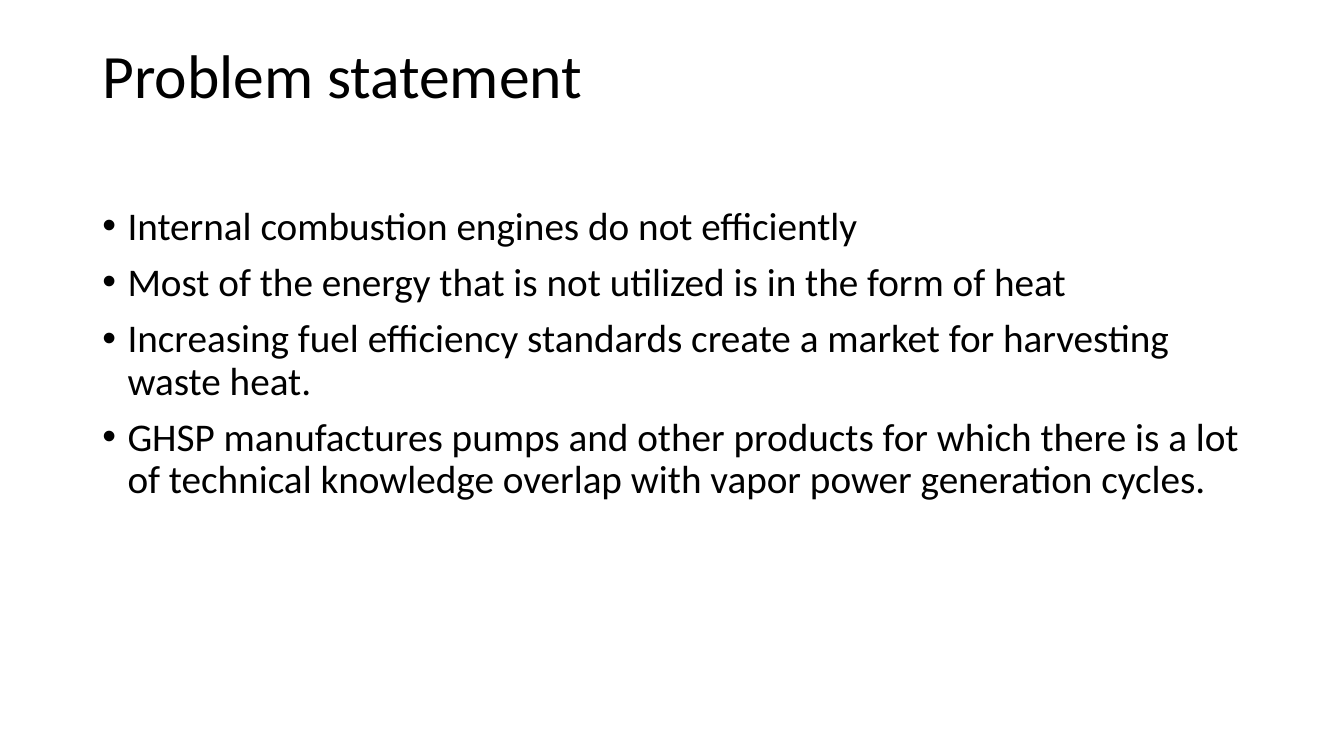
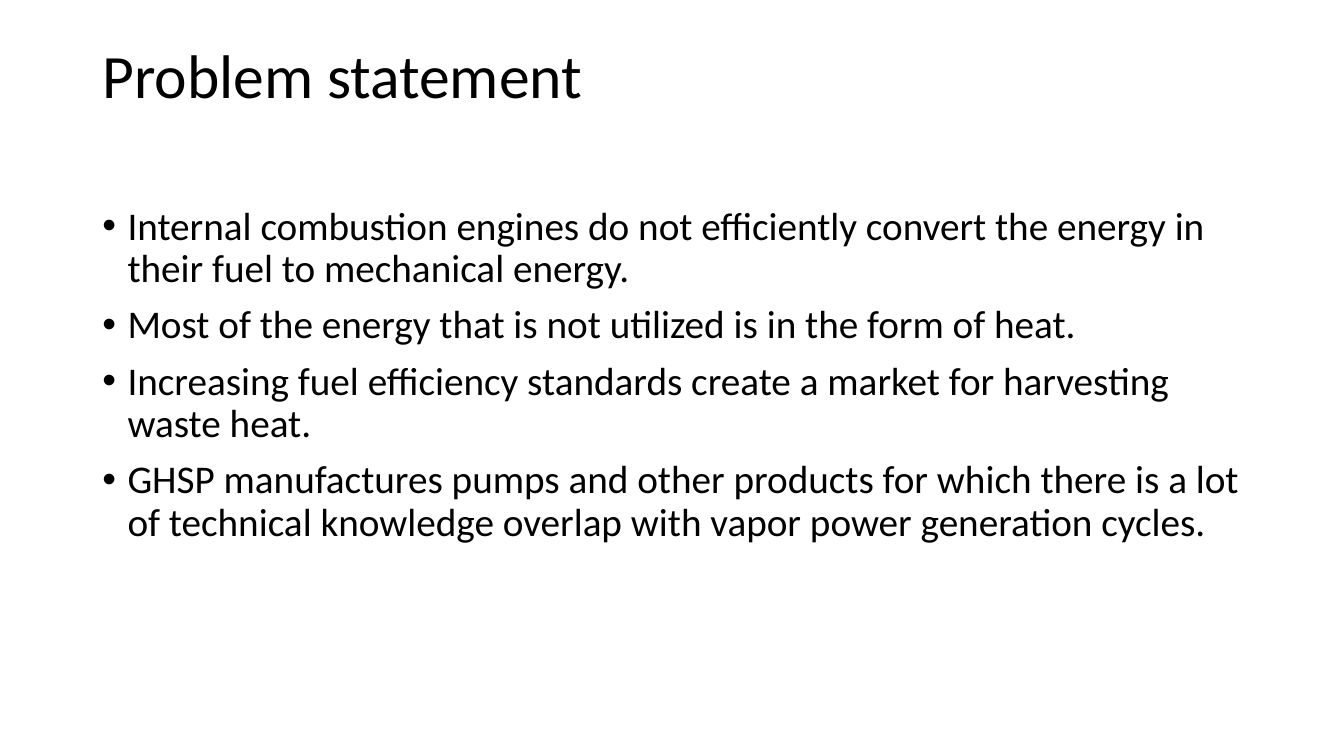
Before and after one commit to gmclapp/Masters_Thesis, a slide deck: slide 2 of Final/Project defense presentation.pptx. Drawn at 1344x756 pixels with LibreOffice and Linux fonts; fonts in the diff are those of the drawing; background and template pictures are left out. Boxes give left, top, right and bottom in pixels: in the first picture for what was removed or moved away, otherwise in the second. Text is boxed around its words. In the diff, an @@ line names an element or a change of style, - is before the commit and + after.

```diff
--- a/Final/Project defense presentation.pptx
+++ b/Final/Project defense presentation.pptx
@@ text at [128, 212, 1205, 345]: text changed @@
-• Internal combustion engines do not efficiently
-• Most of the energy that is not utilized is in the form of heat
+• Internal combustion engines do not efficiently convert the energy in their fuel to mechanical energy.
+• Most of the energy that is not utilized is in the form of heat.
```
Also in this commit, not shown: 3 other slides changed, 1 slide added.
